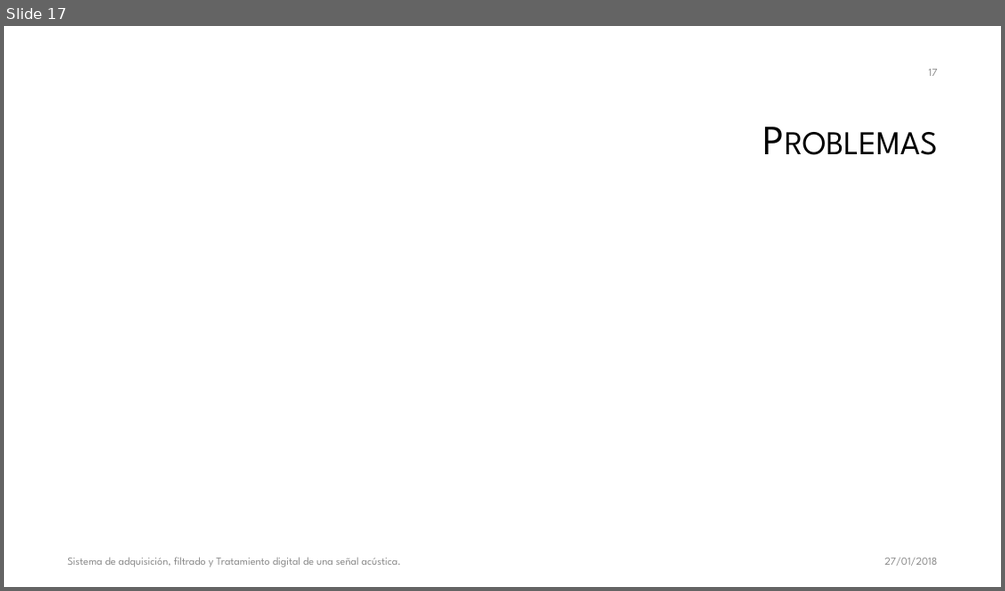
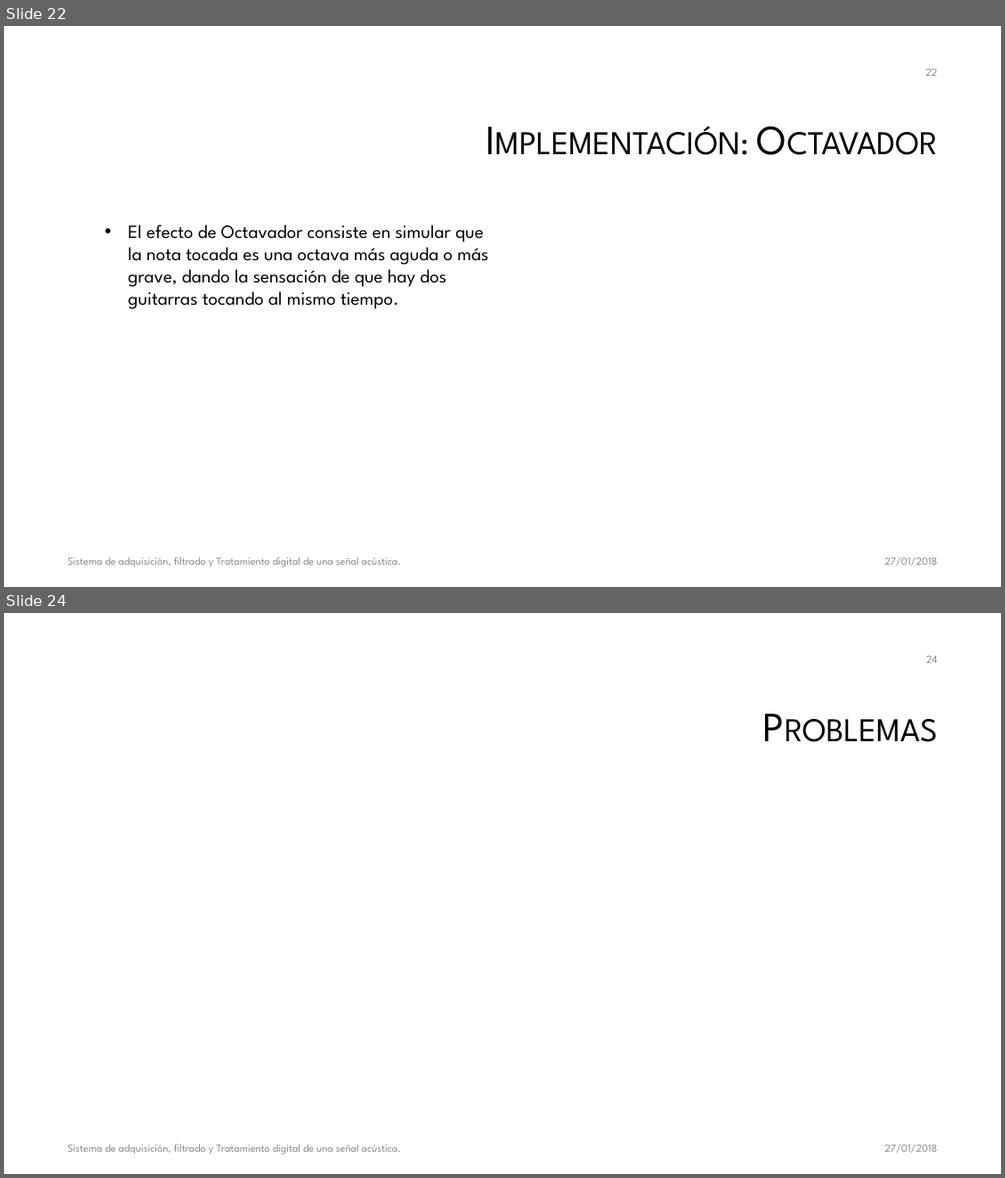
Before and after one commit to galledohm/Prueba1, a slide deck: Subsis/Presentación/Sistema de adquisición, filtrado y Tratamiento digital.pptx. Shown one above the other, each under a label of ours: slide 17 before the commit, slides 22 and 24 after it; the slides between them are not shown. The pictures are 1005x591 and 1005x1178 pixels, drawn with LibreOffice and Linux fonts; fonts in the diff are those of the drawing; background and template pictures are left out. Boxes give left, top, right and bottom in pixels: in the first picture for what was removed or moved away, otherwise in the second. Text is boxed around its words. In the diff, an @@ line names an element or a change of style, - is before the commit and + after.

Commit message:
Primera descripción de los efectos

```diff
--- a/Subsis/Presentación/Sistema de adquisición, filtrado y Tratamiento digital.pptx
+++ b/Subsis/Presentación/Sistema de adquisición, filtrado y Tratamiento digital.pptx
@@ slide 22 added at (4, 26, 1001, 587), background #FFFFFF @@
@@ page number added at (925, 69, 937, 76), 10.5 pt, text #8C8C8C @@
+22
@@ title added at (212, 89, 945, 194), 40 pt, text #000000, small capitals @@
+Implementación: Octavador
@@ text added at (128, 224, 488, 309), 18 pt, text #000000 @@
+  • El efecto de Octavador consiste en simular que la nota tocada es una octava más aguda o más grave, dando la sensación de que hay dos guitarras tocando al mismo tiempo.
@@ text added at (67, 556, 401, 567), 10.5 pt, text #8C8C8C @@
+Sistema de adquisición, filtrado y Tratamiento digital de una señal acústica.
@@ text added at (884, 557, 937, 565), 10.5 pt, text #8C8C8C @@
+27/01/2018
@@ what was slide 17 is now slide 24 @@
@@ page number at (926, 656, 938, 663): text changed @@
-17
+24
```
Also in this commit, not shown: 4 slides changed, 6 other slides added.
